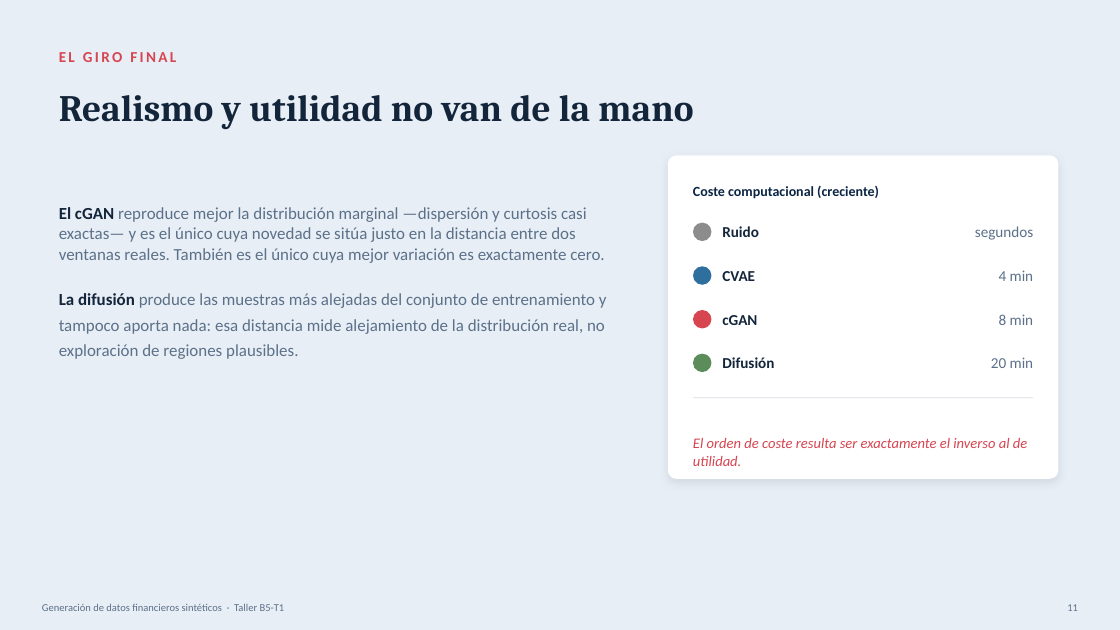
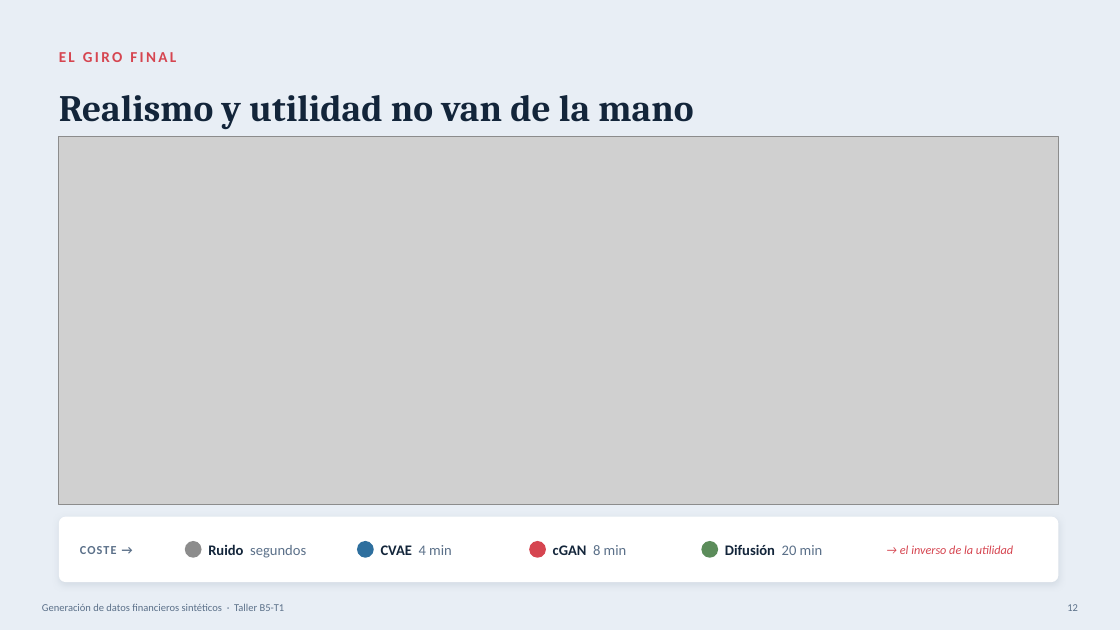
Before and after one commit to raulrodriguezlr/B5-T1, a slide deck: slide 12 of B5-T1_presentacion.pptx (slide 11 before the commit). Drawn at 1120x630 pixels with LibreOffice and Linux fonts; fonts in the diff are those of the drawing; grey boxes stand for pictures. Boxes give left, top, right and bottom in pixels: in the first picture for what was removed or moved away, otherwise in the second. Text is boxed around its words. In the diff, an @@ line names an element or a change of style, - is before the commit and + after.

Commit message:
mejoras

```diff
--- a/B5-T1_presentacion.pptx
+++ b/B5-T1_presentacion.pptx
@@ picture added at box(59, 136, 1059, 504) @@
@@ rounded rectangle removed at box(668, 155, 1059, 479) @@
@@ text removed at box(59, 207, 607, 359) @@
-El cGAN reproduce mejor la distribución marginal —dispersión y curtosis casi exactas— y es el único cuya novedad se sitúa justo en la distancia entre dos ventanas reales. También es el único cuya mejor variación es exactamente cero.
-La difusión produce las muestras más alejadas del conjunto de entrenamiento y tampoco aporta nada: esa distancia mide alejamiento de la distribución real, no exploración de regiones plausibles.
@@ text removed at box(693, 186, 879, 199) @@
-Coste computacional (creciente)
@@ text removed at box(975, 226, 1033, 240) @@
-segundos
@@ text removed at box(722, 271, 755, 281) @@
-CVAE
@@ text removed at box(722, 315, 757, 325) @@
-cGAN
@@ text removed at box(722, 357, 774, 368) @@
-Difusión
@@ rectangle removed at box(693, 397, 1033, 398) @@
@@ text removed at box(693, 438, 1027, 466) @@
-El orden de coste resulta ser exactamente el inverso al de utilidad.
@@ rounded rectangle added at box(59, 517, 1059, 582), fill #FFFFFF @@
@@ text added at box(80, 546, 117, 554), 10.5 pt, text #5B7089, bold @@
+COSTE →
@@ ellipse: place and size @@
-ellipse at box(693, 223, 712, 241)
+ellipse at box(185, 541, 202, 558)
@@ text at box(208, 544, 306, 558): text changed; size 13 to 12.5 pt; text colour #13253A to #5B7089; bold off @@
-Ruido
+Ruido segundos
@@ ellipse: place and size @@
-ellipse at box(693, 266, 712, 285)
+ellipse at box(357, 541, 374, 558)
@@ text at box(381, 545, 452, 555): text changed; size 13 to 12.5 pt; text colour #5B7089 to #13253A; bold on @@
-4 min
+CVAE 4 min
@@ ellipse: place and size @@
-ellipse at box(693, 310, 712, 329)
+ellipse at box(529, 541, 546, 558)
@@ text at box(553, 545, 627, 555): text changed; size 13 to 12.5 pt; text colour #5B7089 to #13253A; bold on @@
-8 min
+cGAN 8 min
@@ ellipse: place and size @@
-ellipse at box(693, 354, 712, 372)
+ellipse at box(702, 541, 718, 558)
@@ text at box(725, 544, 823, 555): text changed; size 13 to 12.5 pt; text colour #5B7089 to #13253A; bold on @@
-20 min
+Difusión 20 min
@@ text added at box(900, 545, 1013, 554), 10.5 pt, text #D64550, italic @@
+→ el inverso de la utilidad
```
Also in this commit, not shown: 2 other slides changed, 1 slide added, 10 other files.
